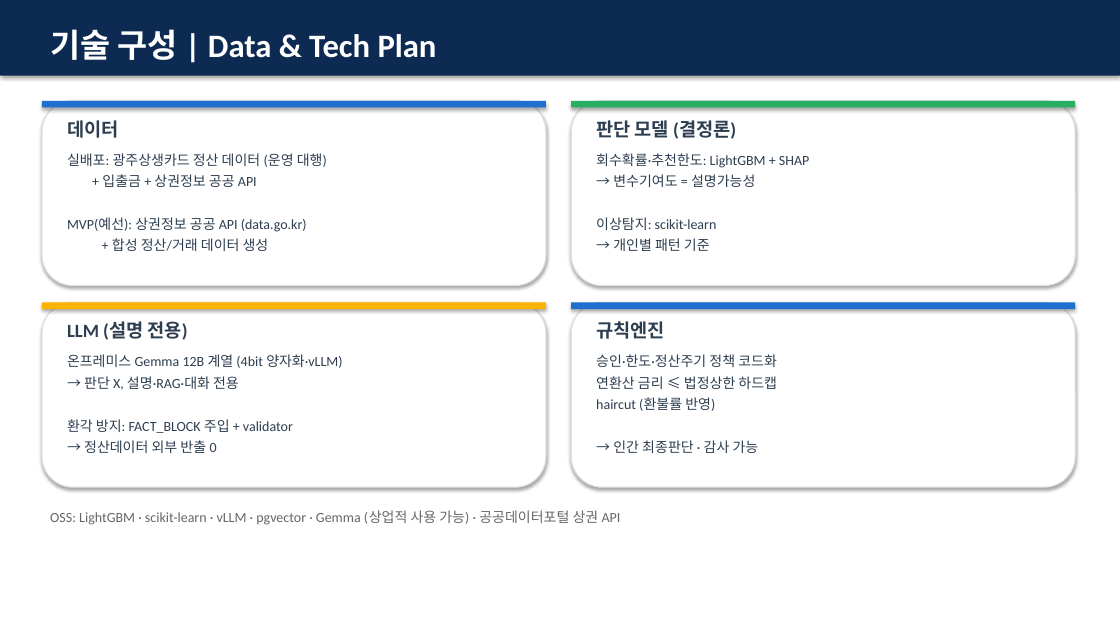
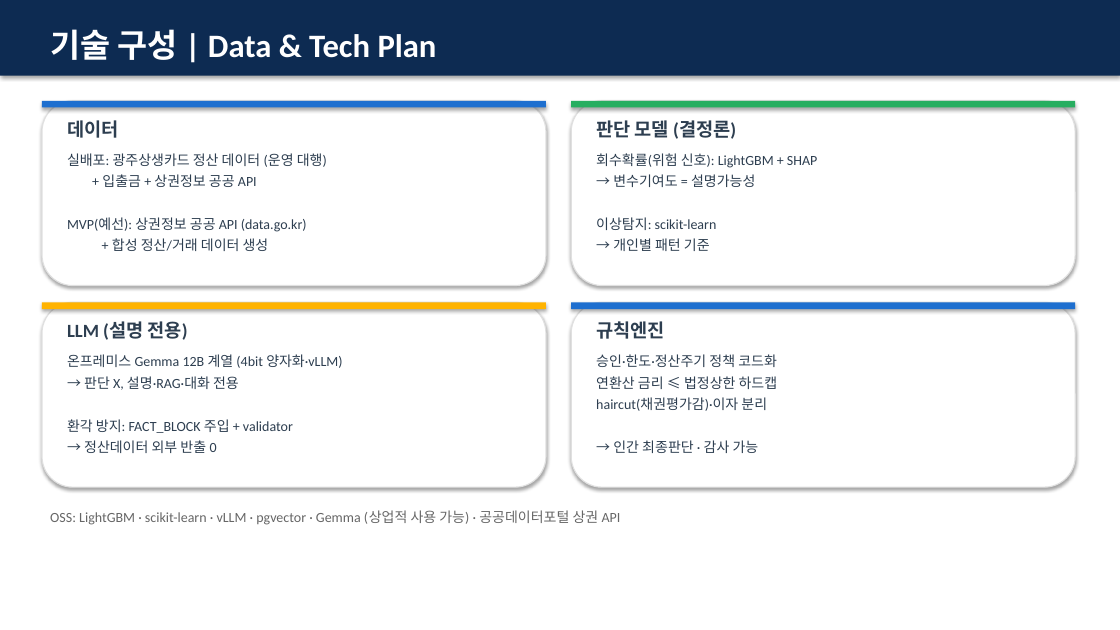
Before and after one commit to BBuSang/JB-Fin-AI-Challenge, a slide deck: slide 8 of 내일은행_MVP제안서_발표.pptx. Drawn at 1120x630 pixels with LibreOffice and Linux fonts; fonts in the diff are those of the drawing. Boxes give left, top, right and bottom in pixels: in the first picture for what was removed or moved away, otherwise in the second. Text is boxed around its words. In the diff, an @@ line names an element or a change of style, - is before the commit and + after.

```diff
--- a/내일은행_MVP제안서_발표.pptx
+++ b/내일은행_MVP제안서_발표.pptx
@@ text at [596, 153, 817, 168]: text changed @@
-회수확률·추천한도: LightGBM + SHAP
+회수확률(위험 신호): LightGBM + SHAP
@@ text at [596, 397, 767, 411]: text changed @@
-haircut (환불률 반영)
+haircut(채권평가감)·이자 분리
```
Also in this commit, not shown: 5 other slides changed, 7 other files.
